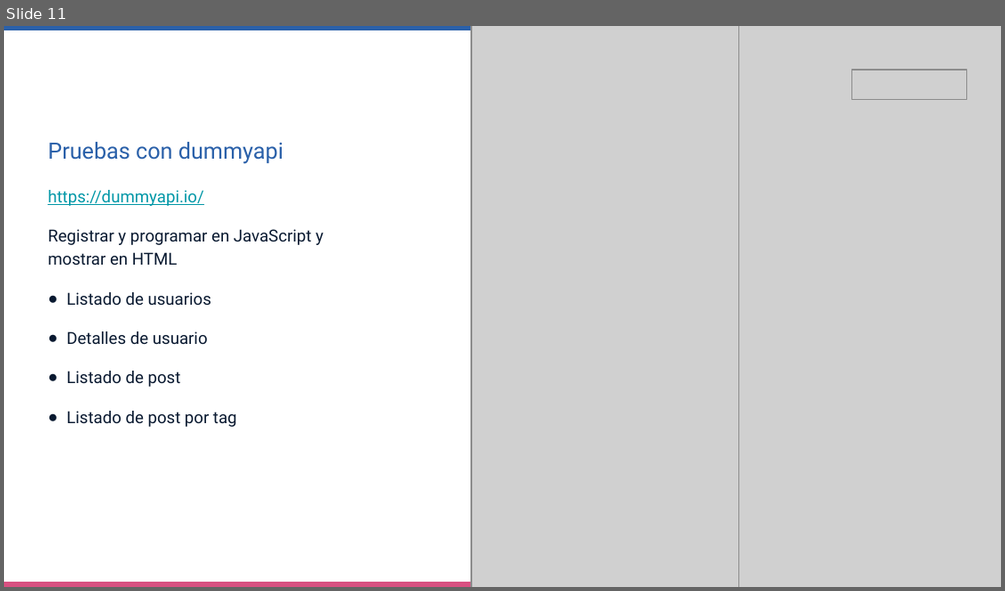
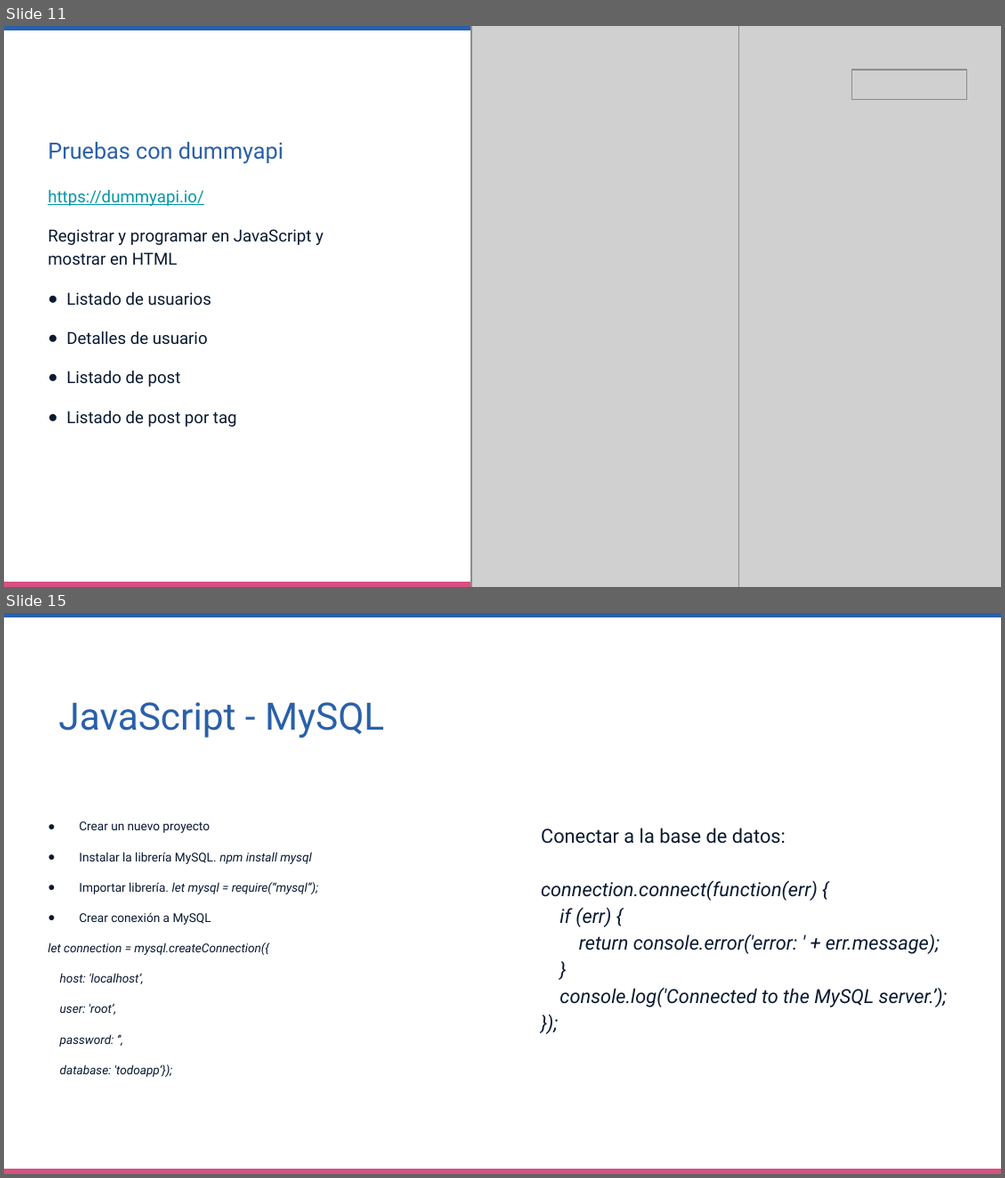
Before and after one commit to daaniad/jsAvanzado, a slide deck: 20221112_JavaScript_Avanzado_Promo3.pptx. Shown one above the other, each under a label of ours: slide 11 before the commit, slides 11 and 15 after it; the slides between them are not shown. The pictures are 1005x591 and 1005x1178 pixels, drawn with LibreOffice and Linux fonts; fonts in the diff are those of the drawing; grey boxes stand for pictures; background and template pictures are left out. Boxes give left, top, right and bottom in pixels: in the first picture for what was removed or moved away, otherwise in the second. Text is boxed around its words. In the diff, an @@ line names an element or a change of style, - is before the commit and + after.

```diff
--- a/20221112_JavaScript_Avanzado_Promo3.pptx
+++ b/20221112_JavaScript_Avanzado_Promo3.pptx
@@ slide 15 added at (x1=4, y1=613, x2=1001, y2=1174), background #FFFFFF; not listed: 2 template elements that a slide beside it also shows @@
@@ text added at (x1=58, y1=702, x2=384, y2=738), 27.3 pt, text #2A60A9 @@
+JavaScript - MySQL
@@ text added at (x1=48, y1=821, x2=318, y2=1077), 8.8 pt, text #091930, italic @@
+● Crear un nuevo proyecto
+● Instalar la librería MySQL. npm install mysql
+● Importar librería. let mysql = require(“mysql”);
+● Crear conexión a MySQL
+let connection = mysql.createConnection({
+host: 'localhost’,
+user: 'root’,
+password: ‘’,
+database: 'todoapp’});
@@ text added at (x1=541, y1=827, x2=947, y2=1007), 14 pt, text #091930, italic @@
+Conectar a la base de datos:
+connection.connect(function(err) {
+if (err) {
+return console.error('error: ' + err.message);
+}
+console.log('Connected to the MySQL server.’);
+});
```
Also in this commit, not shown: 11 other slides added.
